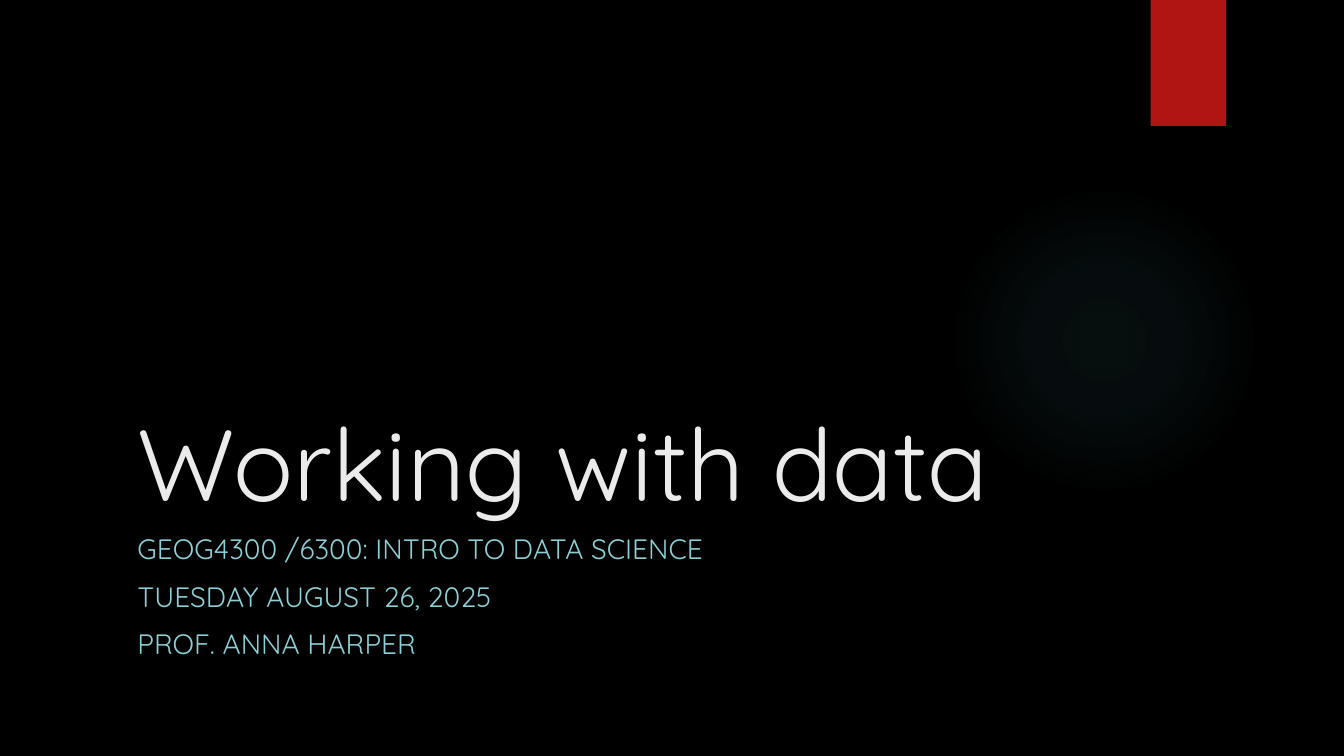
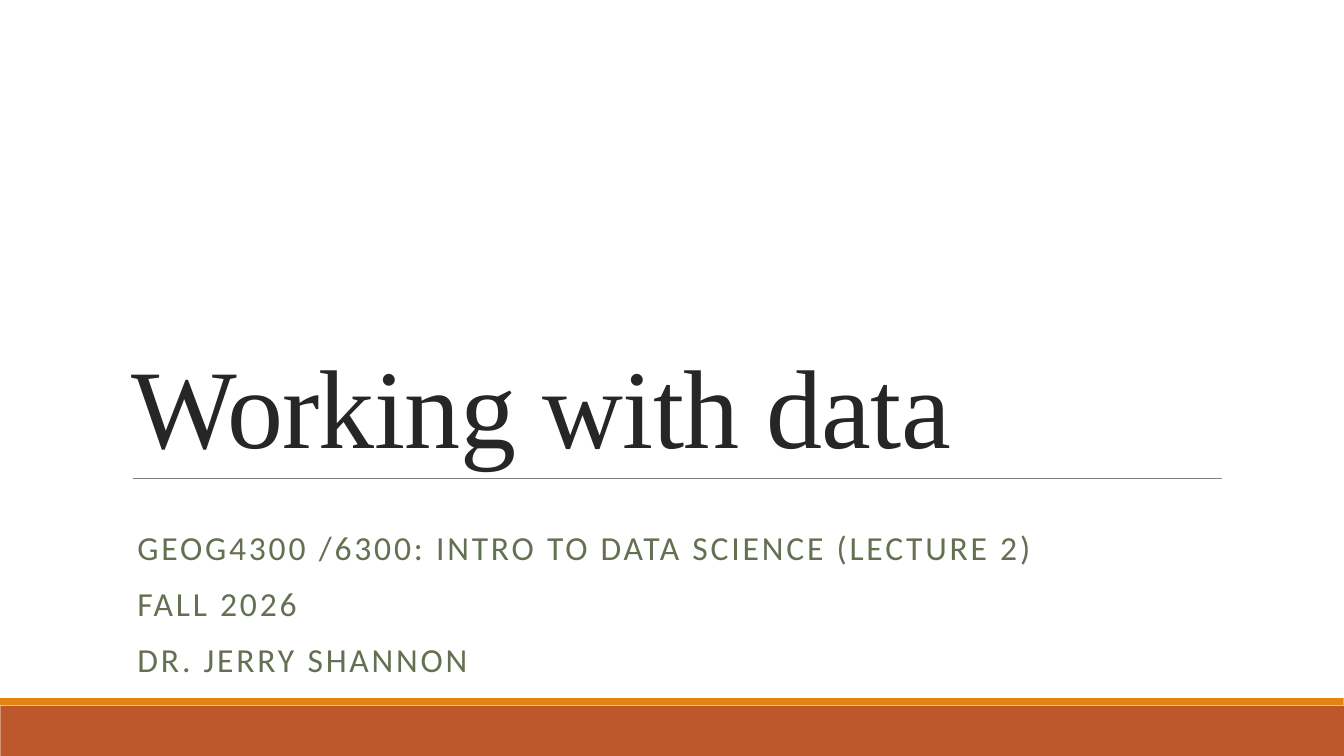
Before and after one commit to communitymaplab/geog4300_datascience, a slide deck: slide 1 of in_class_slides/geog4300_L02-Working-with-data.pptx. Drawn at 1344x756 pixels with LibreOffice and Linux fonts; fonts in the diff are those of the drawing; background and template pictures are left out. Boxes give left, top, right and bottom in pixels: in the first picture for what was removed or moved away, otherwise in the second. Text is boxed around its words. In the diff, an @@ line names an element or a change of style, - is before the commit and + after.

```diff
--- a/in_class_slides/geog4300_L02-Working-with-data.pptx
+++ b/in_class_slides/geog4300_L02-Working-with-data.pptx
@@ background picture (left out) to #FFFFFF @@
@@ rectangle removed at [1150,0,1226,126] @@
@@ title "Working with data": place and size @@
-title "Working with data" at [137,426,988,521]
+title "Working with data" at [131,370,950,469]
@@ title "Working with data" at [131,370,950,469]: size 72 to 80 pt, font Quicksand to Times New Roman, text colour #EBEBEB to #262626, letter spacing 0 to -0.5 pt; line spacing 1 to 0.85 @@
@@ ellipse removed at [949,185,1259,495] @@
@@ line added from (133, 479) to (1222, 479), #808080 0.5 pt @@
@@ subtitle at [137,535,1030,672]: text changed; size 20 to 24 pt; font Quicksand to Calibri; text colour #8AD0D6 to #637052 @@
-GEOG4300 /6300: INTRO TO DATA SCIENCE
-TUESDAY AUGUST 26, 2025
-PROF. ANNA HARPER
+GEOG4300 /6300: INTRO TO DATA SCIENCE (LECTURE 2)
+FALL 2026
+DR. JERRY SHANNON
@@ rectangle added at [0,706,1344,756], fill #BD582C @@
@@ rectangle added at [0,699,1344,706], fill #E48312 @@
```
Also in this commit, not shown: 10 other slides changed, 7 other files.
